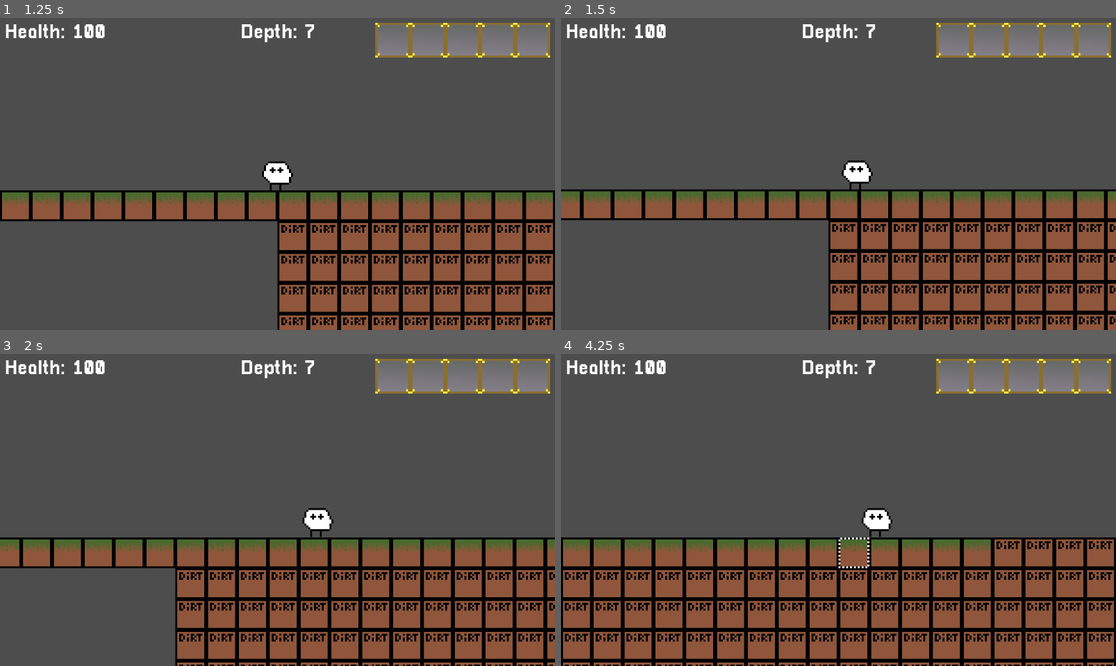
Above: before the commit, frames 1-4 (two rows, left to right).
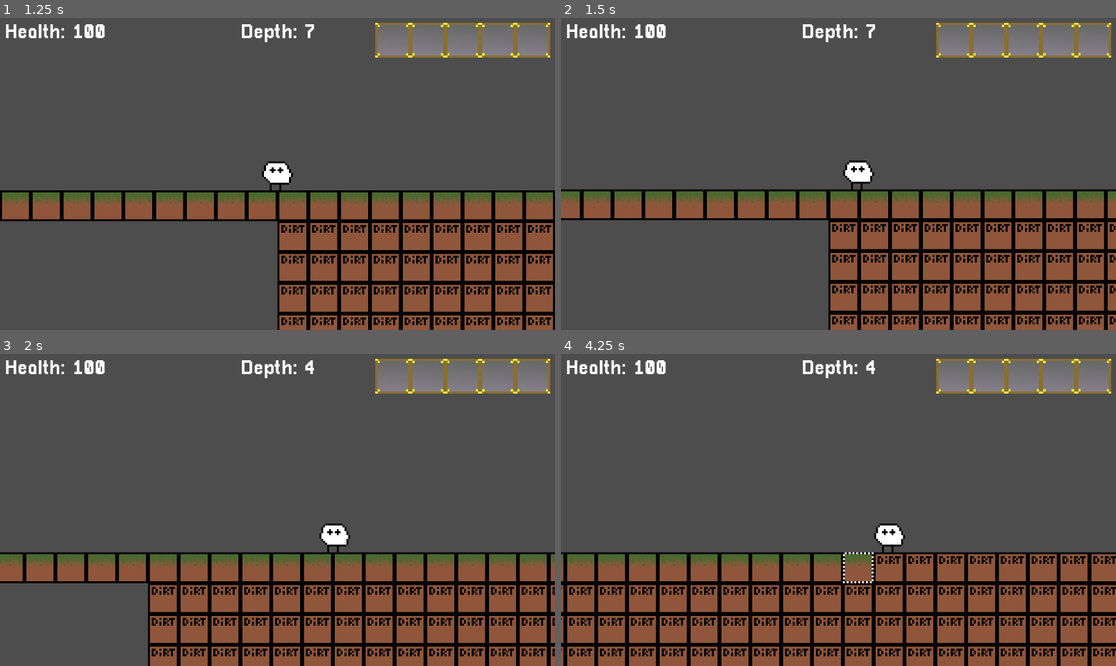
Above: after the commit, the same moments.

Repository: Deeeeelan/Campfire-Game
Game: Godot game, scene res://Scenes/Title Screen.tscn
Same seed, same stepped clock (60 frames per second), same inputs: the game is played once before the commit and once after it.
Inputs (mouse positions are in pixels of both pictures, inside the frame that each line leads up to):
- Up to frame 1 (1.25 s): click "Play" at 0.5 s
- Up to frame 2 (1.5 s): move the mouse to (960, 158) at 1.27 s; hold D (Right) from 1.28 s (still down); click (960, 158) at 1.42 s
- Up to frame 3 (2 s): keep holding D (Right); tap W (Jump) at 1.52 s
- Up to frame 4 (4.25 s): move the mouse to (727, 525) at 2.02 s; click (727, 525) at 2.17 s; tap W (Jump) at 2.27, 3.77 s; move the mouse to (894, 441) at 2.77 s; release D (Right) at 2.78 s; hold A (Left) 2.78-3.53 s; click (894, 441) at 2.92 s; move the mouse to (810, 572) at 3.52 s; hold D (Right) from 3.53 s (still down); click (810, 572) at 3.67 s

Frame 1 is identical in both runs. In frame 2, 0.1% of the frame differs, in the area x 50-57%, y 45-56%; in frame 3, 26%; in frame 4, 29%, in the area x 0-100%, y 2-100%.

Commit message:
Gameplay improvements
Better speed/lerp, auto mine

Diff:
--- a/Scenes/Game.tscn
+++ b/Scenes/Game.tscn
@@ -24,11 +24,12 @@
 
 [node name="Node2D" type="Node2D" parent="." unique_id=957236737]
 
-[node name="CharacterBody2D" type="CharacterBody2D" parent="Node2D" unique_id=1001966703 node_paths=PackedStringArray("select_overlay", "tile_map")]
+[node name="CharacterBody2D" type="CharacterBody2D" parent="Node2D" unique_id=1001966703 node_paths=PackedStringArray("select_overlay", "tile_map", "game_ticker")]
 z_index = 1
 script = ExtResource("1_gl6un")
 select_overlay = NodePath("../TileMapLayer/Select")
 tile_map = NodePath("../TileMapLayer")
+game_ticker = NodePath("../../Tick")
 
 [node name="Sprite2D" type="Sprite2D" parent="Node2D/CharacterBody2D" unique_id=735292655]
 texture = ExtResource("1_iukft")
@@ -155,3 +156,7 @@
 grow_horizontal = 0
 texture = ExtResource("9_bf53h")
 stretch_mode = 4
+
+[node name="Tick" type="Timer" parent="." unique_id=1503009108]
+wait_time = 0.1
+autostart = true
--- a/Scripts/character_body_2d.gd
+++ b/Scripts/character_body_2d.gd
@@ -2,19 +2,30 @@
 
 @export var depth : int = 0
 @export var health : int = 100
-@export var speed = 120.0
-@export var jump_velocity = -180.0
-@export var lerp_speed = 10.0
+@export var speed = 180.0
+@export var jump_velocity = -220.0
+@export var lerp_speed = 5.5 # lower = more slippery
 @export var zoom : float = 4.0
 
 @export var select_overlay: Sprite2D
 @export var tile_map: TileMapLayer
+@export var game_ticker: Timer
 
 var selection_pos: Vector2i
 
 const MAX_REACH = 100.0
 
 var direction = 0.0
+
+func tick():
+	if Input.is_mouse_button_pressed(MOUSE_BUTTON_RIGHT):
+		print(selection_pos)
+		tile_map.set_cell(selection_pos)
+
+func _ready() -> void:
+	game_ticker.timeout.connect(tick)
+
+
 func _input(event) -> void:
 	if event is InputEventMouseButton:
 		if event.is_pressed():
@@ -22,10 +33,7 @@
 				zoom += 0.5
 			if event.button_index == MOUSE_BUTTON_WHEEL_DOWN and zoom > 1.0:
 				zoom -= 0.5
-		elif event.is_released():
-			if event.button_index == MOUSE_BUTTON_MASK_RIGHT:
-				print(selection_pos)
-				tile_map.set_cell(selection_pos)
+
 
 
 func _physics_process(delta: float) -> void:
